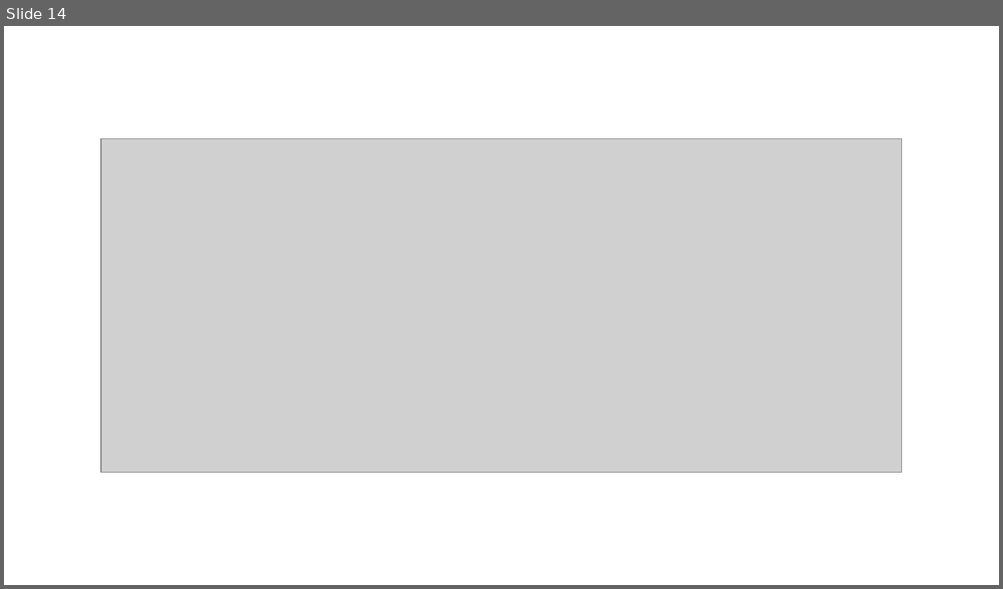
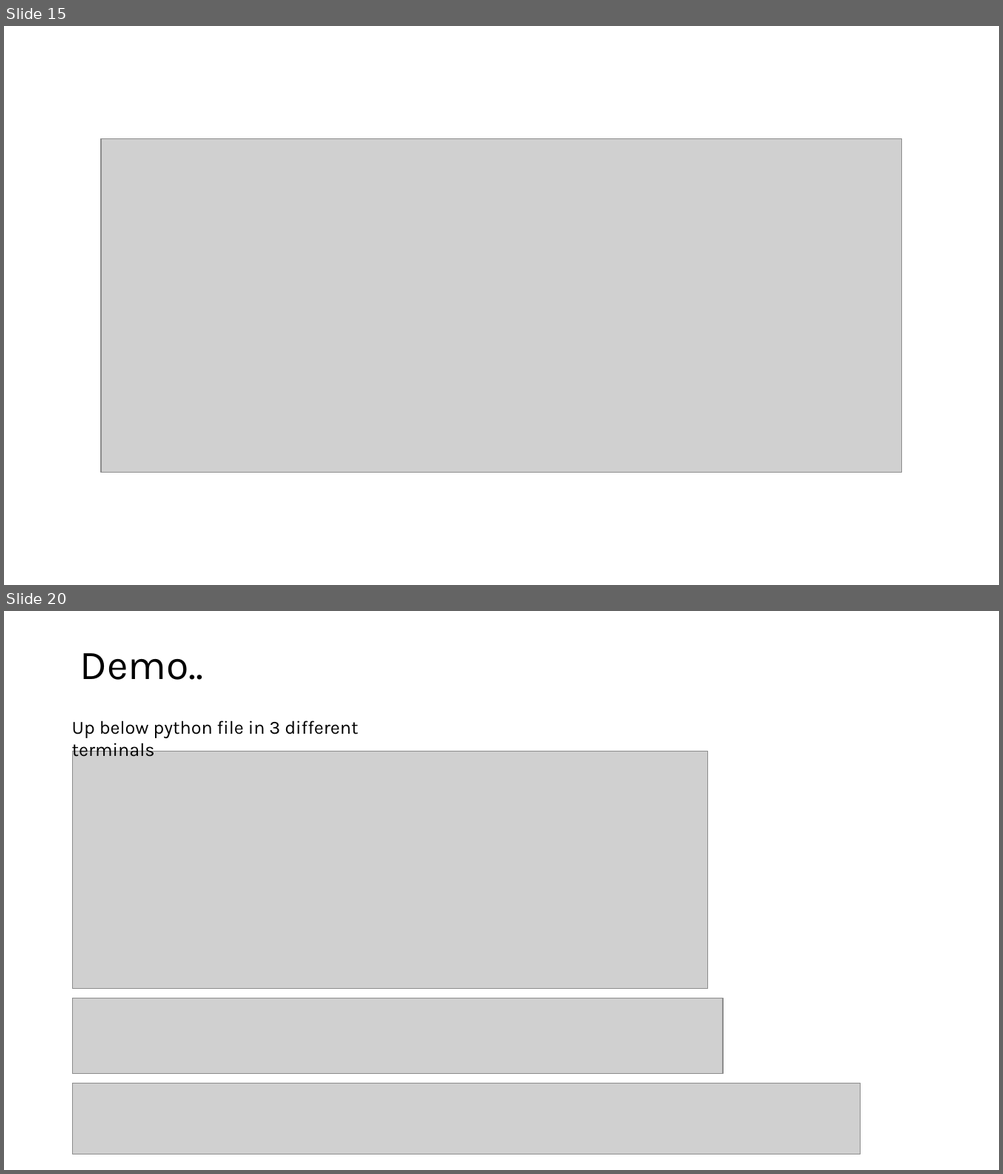
Before and after one commit to trilokiDA/parking_space_reservation_chatbot, a slide deck: Chatbot-parking sapce reservation.pptx. Shown one above the other, each under a label of ours: slide 14 before the commit, slides 15 and 20 after it; the slides between them are not shown. The pictures are 1003x589 and 1003x1174 pixels, drawn with LibreOffice and Linux fonts; fonts in the diff are those of the drawing; grey boxes stand for pictures. Boxes give left, top, right and bottom in pixels: in the first picture for what was removed or moved away, otherwise in the second. Text is boxed around its words. In the diff, an @@ line names an element or a change of style, - is before the commit and + after.

```diff
--- a/Chatbot-parking sapce reservation.pptx
+++ b/Chatbot-parking sapce reservation.pptx
@@ slide 20 added at box(4, 611, 999, 1170), background #FFFFFF @@
@@ title added at box(79, 653, 203, 680), 39.6 pt, text #000000 @@
+Demo..
@@ text added at box(72, 721, 358, 761), 18 pt, text #000000 @@
+Up below python file in 3 different terminals
@@ picture added at box(73, 752, 708, 988) @@
@@ picture added at box(73, 998, 723, 1074) @@
@@ picture added at box(73, 1083, 860, 1155) @@
@@ what was slide 14 is now slide 15 @@
```
Also in this commit, not shown: 1 slide changed, 7 other slides added.
